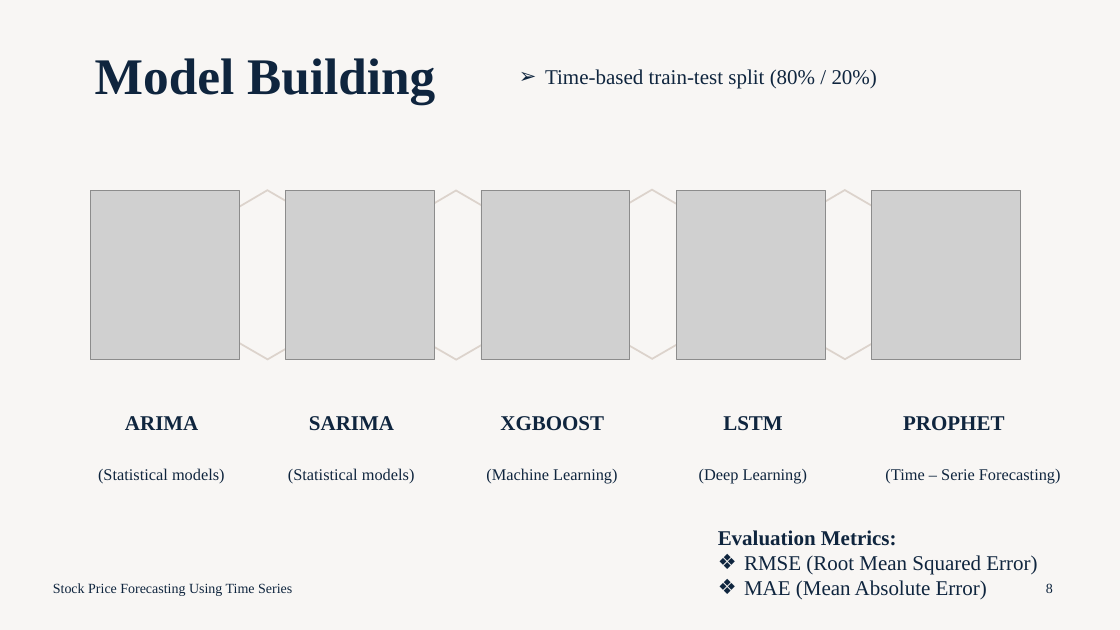
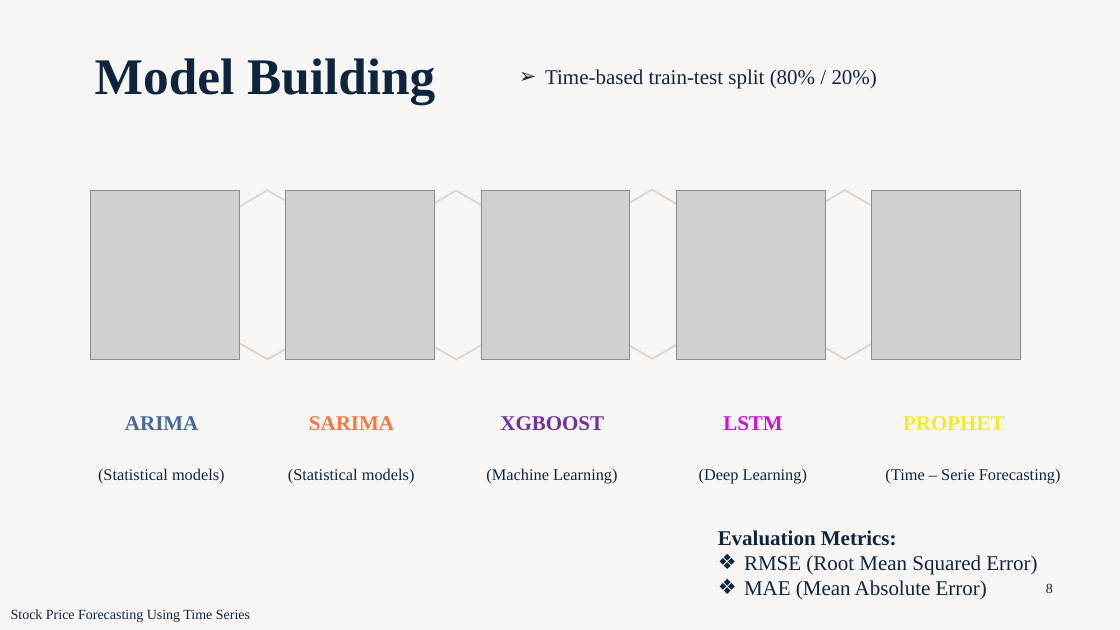
Before and after one commit to Mahi9390/LSTM-Based-Stock-Price-Forecasting-System, a slide deck: slide 8 of Stock Price Forecasting Using Time Series.pptx. Drawn at 1120x630 pixels with LibreOffice and Linux fonts; fonts in the diff are those of the drawing; grey boxes stand for pictures. Boxes give left, top, right and bottom in pixels: in the first picture for what was removed or moved away, otherwise in the second. Text is boxed around its words. In the diff, an @@ line names an element or a change of style, - is before the commit and + after.

```diff
--- a/Stock Price Forecasting Using Time Series.pptx
+++ b/Stock Price Forecasting Using Time Series.pptx
@@ text "ARIMA" at [125, 416, 198, 430]: text colour #0F253E to #446992 @@
@@ text "SARIMA" at [309, 416, 394, 430]: text colour #0F253E to #FC7740 @@
@@ text "XGBOOST" at [500, 416, 604, 430]: text colour #0F253E to #7030A0 @@
@@ text "LSTM" at [723, 416, 782, 431]: text colour #0F253E to #D30ED8 @@
@@ text "PROPHET" at [903, 416, 1004, 430]: text colour #0F253E to #F0EB2D @@
@@ text "Stock Price Forecasting Using Time ...": place and size @@
-text "Stock Price Forecasting Using Time ..." at [53, 583, 292, 596]
+text "Stock Price Forecasting Using Time ..." at [11, 609, 250, 622]
```
Also in this commit, not shown: 10 other slides changed.
